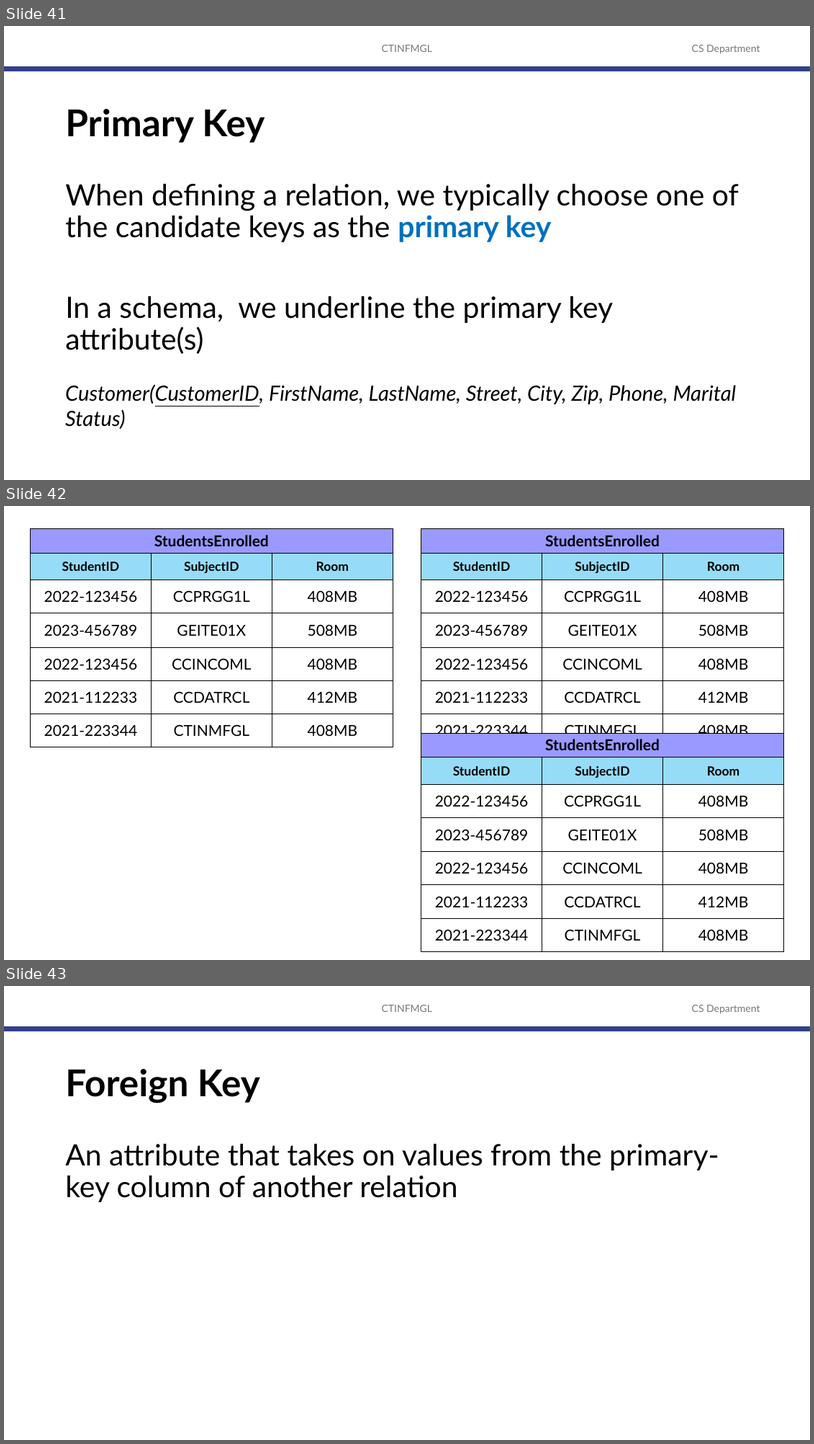
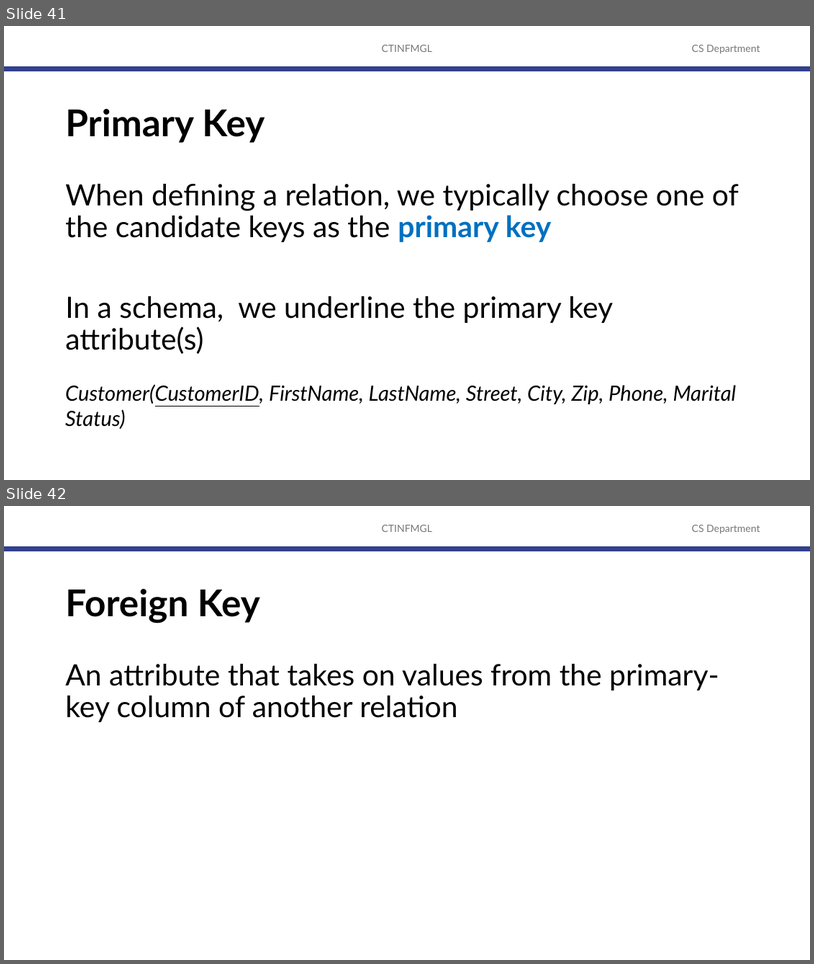
Before and after one commit to robitussin/CTINFMGL, a slide deck: 03 - The Relational Database Model/The Relational Model.pptx. Shown one above the other, each under a label of ours: slides 41, 42 and 43 before the commit, slides 41 and 42 after it. The pictures are 814x1444 and 814x964 pixels, drawn with LibreOffice and Linux fonts; fonts in the diff are those of the drawing; background and template pictures are left out. Boxes give left, top, right and bottom in pixels: in the first picture for what was removed or moved away, otherwise in the second. Text is boxed around its words. In the diff, an @@ line names an element or a change of style, - is before the commit and + after.

```diff
--- a/03 - The Relational Database Model/The Relational Model.pptx
+++ b/03 - The Relational Database Model/The Relational Model.pptx
@@ slide 42 removed at [4,506,810,960], background #FFFFFF @@
@@ table removed at [30,529,393,747], 7 rows, 3 columns @@
-StudentsEnrolled |  | 
-StudentID | SubjectID | Room
-2022-123456 | CCPRGG1L | 408MB
-2023-456789 | GEITE01X | 508MB
-2022-123456 | CCINCOML | 408MB
-2021-112233 | CCDATRCL | 412MB
-2021-223344 | CTINMFGL | 408MB
@@ table removed at [422,529,784,747], 7 rows, 3 columns @@
-StudentsEnrolled |  | 
-StudentID | SubjectID | Room
-2022-123456 | CCPRGG1L | 408MB
-2023-456789 | GEITE01X | 508MB
-2022-123456 | CCINCOML | 408MB
-2021-112233 | CCDATRCL | 412MB
-2021-223344 | CTINMFGL | 408MB
@@ table removed at [422,733,784,951], 7 rows, 3 columns @@
-StudentsEnrolled |  | 
-StudentID | SubjectID | Room
-2022-123456 | CCPRGG1L | 408MB
-2023-456789 | GEITE01X | 508MB
-2022-123456 | CCINCOML | 408MB
-2021-112233 | CCDATRCL | 412MB
-2021-223344 | CTINMFGL | 408MB
@@ what was slide 43 is now slide 42 @@
```
Also in this commit, not shown: 14 slides added.
